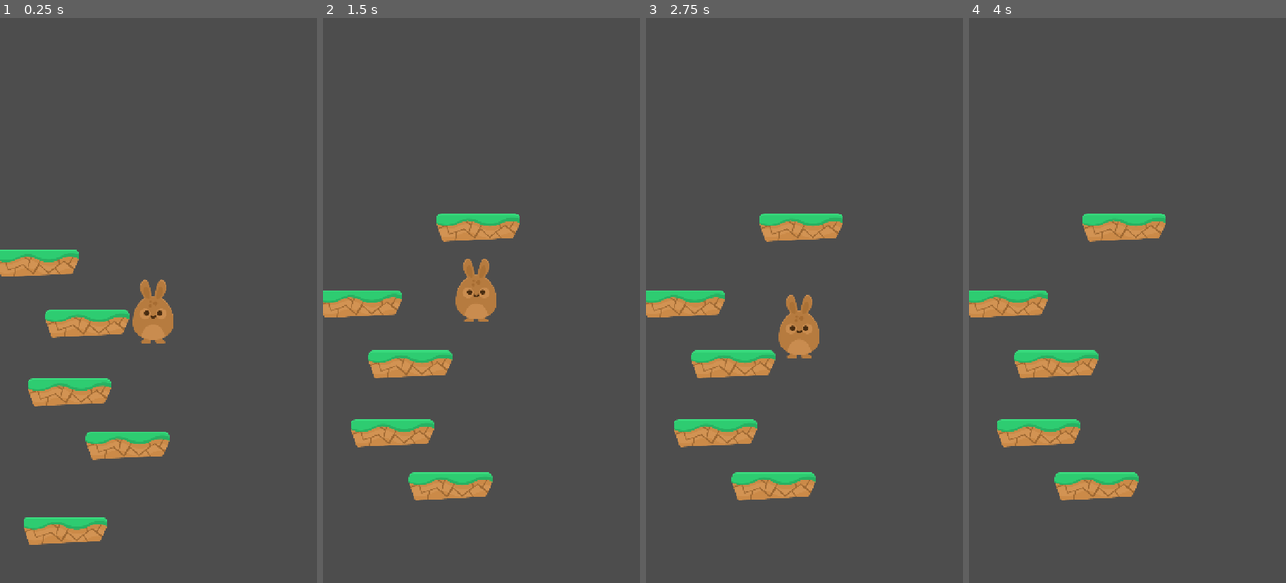
Above: before the commit, frames 1-4 (left to right).
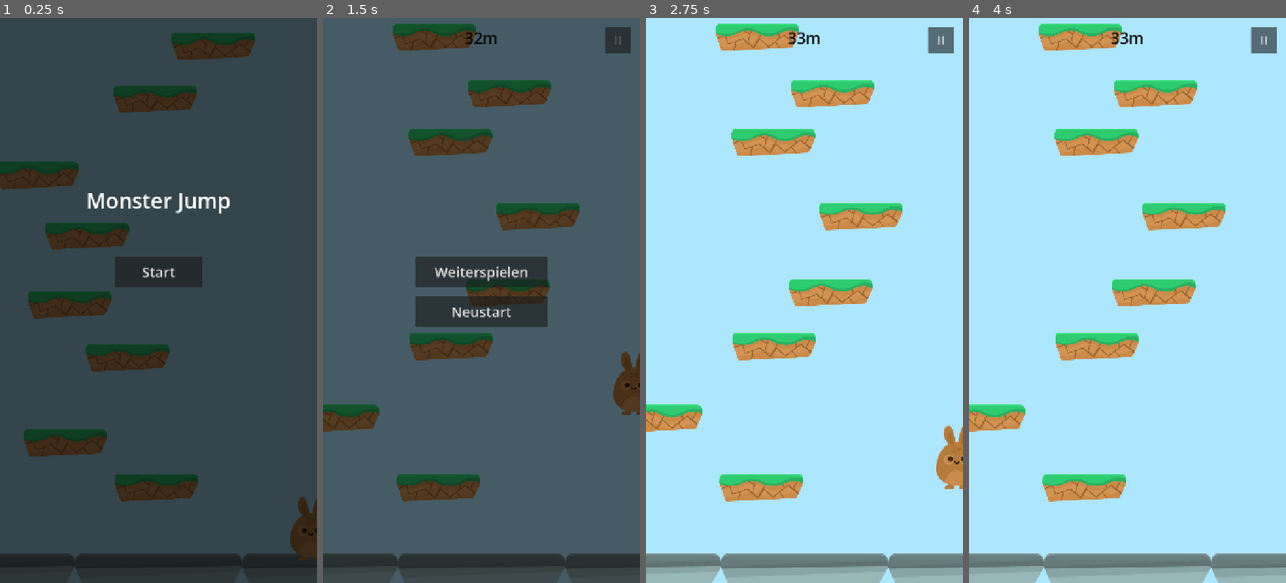
Above: after the commit, the same moments.

Repository: aliesenli/monster-jump
Game: Godot game, scene res://Scenes/Main.tscn
Two runs of this game, one before a commit and one after it. Both use one fixed random seed, a clock stepped at 60 frames per second and the inputs below.
Inputs (mouse positions are in pixels of both pictures, inside the frame that each line leads up to):
- Up to frame 1 (0.25 s): no input
- Up to frame 2 (1.5 s): click (481, 272) at 0.5 s, where only the run after the commit has a clickable "Start"; click (617, 40) at 1.25 s, where only the run after the commit has a clickable "II"
- Up to frame 3 (2.75 s): click (804, 272) at 2 s, where only the run after the commit has a clickable "Weiterspielen"
- Up to frame 4 (4 s): hold Right (move_right) from 2.78 s (still down)

The runs differ from the first frame. In frame 1, 100% of the frame differs, in the area x 0-100%, y 0-100%; in frame 2, 97%; in frame 3, 99%; in frame 4, 99%.

Commit message:
feat: introduce game loop

Diff:
--- a/Scenes/Main.tscn
+++ b/Scenes/Main.tscn
@@ -7,6 +7,10 @@
 [ext_resource type="Resource" uid="uid://nrcpwt1h08fo" path="res://Resources/default_player_config.tres" id="3_rgh2o"]
 [ext_resource type="Script" uid="uid://4l73wwgnndfb" path="res://world_generator.gd" id="5_pbw6q"]
 [ext_resource type="Resource" uid="uid://coarmplhdrj5n" path="res://Resources/default_world_config.tres" id="6_v1gob"]
+[ext_resource type="Script" path="res://Scripts/main.gd" id="8_main"]
+[ext_resource type="Script" path="res://Scripts/ui_manager.gd" id="9_uimgr"]
+[ext_resource type="Texture2D" path="res://Assets/PNG/Environment/ground_stone.png" id="10_ground"]
+[ext_resource type="Texture2D" path="res://Assets/PNG/Background/bg_layer1.png" id="11_bg"]
 
 [sub_resource type="RectangleShape2D" id="RectangleShape2D_kln2b"]
 size = Vector2(720, 86)
@@ -14,21 +18,42 @@
 [sub_resource type="RectangleShape2D" id="RectangleShape2D_v1gob"]
 size = Vector2(756, 47)
 
+[sub_resource type="RectangleShape2D" id="RectangleShape2D_ground"]
+size = Vector2(380, 47)
+
 [node name="Node2D" type="Node2D" unique_id=1348244506]
+script = ExtResource("8_main")
 
 [node name="Camera2D" type="Camera2D" parent="." unique_id=2026197236 node_paths=PackedStringArray("player")]
+position = Vector2(0, -540)
 script = ExtResource("3_pbw6q")
 player = NodePath("../World/Player")
 
+[node name="Background" type="CanvasLayer" parent="Camera2D" unique_id=1000000030]
+layer = -1
+
+[node name="BGRect" type="TextureRect" parent="Camera2D/Background" unique_id=1000000031]
+anchors_preset = 15
+anchor_right = 1.0
+anchor_bottom = 1.0
+offset_left = -360.0
+offset_top = -640.0
+offset_right = 360.0
+offset_bottom = 640.0
+texture = ExtResource("11_bg")
+expand_mode = 3
+stretch_mode = 1
+
 [node name="DeathZone" type="Area2D" parent="Camera2D" unique_id=1737682370]
-position = Vector2(-6, 581)
+position = Vector2(-6, 700)
+
 
 [node name="CollisionShape2D" type="CollisionShape2D" parent="Camera2D/DeathZone" unique_id=1612273606]
 position = Vector2(3, 17)
 shape = SubResource("RectangleShape2D_kln2b")
 
 [node name="DespawnZone" type="Area2D" parent="Camera2D" unique_id=555743330]
-position = Vector2(-2, 652)
+position = Vector2(-2, 750)
 script = ExtResource("2_jw32o")
 
 [node name="CollisionShape2D" type="CollisionShape2D" parent="Camera2D/DespawnZone" unique_id=349599984]
@@ -38,13 +63,163 @@
 [node name="World" type="Node" parent="." unique_id=1061476293]
 
 [node name="Player" parent="World" unique_id=1462823700 instance=ExtResource("1_kln2b")]
-position = Vector2(2, 19)
+position = Vector2(360, 0)
 config = ExtResource("3_rgh2o")
 
+[node name="StartPlatform" type="StaticBody2D" parent="." unique_id=1000000020]
+position = Vector2(0, 80)
+
+[node name="Tile1" type="Sprite2D" parent="StartPlatform" unique_id=1000000021]
+position = Vector2(-380, 0)
+texture = ExtResource("10_ground")
+
+[node name="Collision1" type="CollisionShape2D" parent="StartPlatform" unique_id=1000000022]
+position = Vector2(-380, 0)
+shape = SubResource("RectangleShape2D_ground")
+
+[node name="Tile2" type="Sprite2D" parent="StartPlatform" unique_id=1000000023]
+position = Vector2(0, 0)
+texture = ExtResource("10_ground")
+
+[node name="Collision2" type="CollisionShape2D" parent="StartPlatform" unique_id=1000000024]
+position = Vector2(0, 0)
+shape = SubResource("RectangleShape2D_ground")
+
+[node name="Tile3" type="Sprite2D" parent="StartPlatform" unique_id=1000000025]
+position = Vector2(380, 0)
+texture = ExtResource("10_ground")
+
+[node name="Collision3" type="CollisionShape2D" parent="StartPlatform" unique_id=1000000026]
+position = Vector2(380, 0)
+shape = SubResource("RectangleShape2D_ground")
+
 [node name="WorldGenerator" type="Node2D" parent="." unique_id=1531256657 groups=["platforms"]]
-position = Vector2(0, 639)
+position = Vector2(0, 0)
 script = ExtResource("5_pbw6q")
 world_config = ExtResource("6_v1gob")
 platform_scene = ExtResource("2_rgh2o")
 
+[node name="UI" type="CanvasLayer" parent="." unique_id=1000000001]
+layer = 10
+process_mode = 3
+script = ExtResource("9_uimgr")
+
+[node name="MainMenuPanel" type="Control" parent="UI" unique_id=1000000002]
+layout_mode = 3
+anchors_preset = 15
+anchor_right = 1.0
+anchor_bottom = 1.0
+grow_horizontal = 2
+grow_vertical = 2
+
+[node name="Background" type="ColorRect" parent="UI/MainMenuPanel" unique_id=1000000003]
+layout_mode = 1
+anchors_preset = 15
+anchor_right = 1.0
+anchor_bottom = 1.0
+grow_horizontal = 2
+grow_vertical = 2
+color = Color(0, 0, 0, 0.7)
+
+[node name="TitleLabel" type="Label" parent="UI/MainMenuPanel" unique_id=1000000004]
+layout_mode = 0
+offset_left = 160.0
+offset_top = 380.0
+offset_right = 560.0
+offset_bottom = 440.0
+text = "Monster Jump"
+horizontal_alignment = 1
+vertical_alignment = 1
+theme_override_font_sizes/font_size = 48
+
+[node name="HighscoreLabel" type="Label" parent="UI/MainMenuPanel" unique_id=1000000005]
+layout_mode = 0
+offset_left = 160.0
+offset_top = 460.0
+offset_right = 560.0
+offset_bottom = 510.0
+text = ""
+horizontal_alignment = 1
+vertical_alignment = 1
+theme_override_font_sizes/font_size = 28
+
+[node name="StartButton" type="Button" parent="UI/MainMenuPanel" unique_id=1000000006]
+layout_mode = 0
+offset_left = 260.0
+offset_top = 540.0
+offset_right = 460.0
+offset_bottom = 610.0
+text = "Start"
+theme_override_font_sizes/font_size = 32
+
+[node name="HUDPanel" type="Control" parent="UI" unique_id=1000000007]
+visible = false
+layout_mode = 3
+anchors_preset = 15
+anchor_right = 1.0
+anchor_bottom = 1.0
+grow_horizontal = 2
+grow_vertical = 2
+
+[node name="ScoreLabel" type="Label" parent="UI/HUDPanel" unique_id=1000000008]
+layout_mode = 0
+offset_left = 260.0
+offset_top = 20.0
+offset_right = 460.0
+offset_bottom = 70.0
+text = "0m"
+horizontal_alignment = 1
+vertical_alignment = 1
+theme_override_font_sizes/font_size = 36
+theme_override_colors/font_color = Color(0, 0, 0, 1)
+
+[node name="PauseButton" type="Button" parent="UI/HUDPanel" unique_id=1000000009]
+layout_mode = 0
+offset_left = 640.0
+offset_top = 20.0
+offset_right = 700.0
+offset_bottom = 80.0
+text = "II"
+theme_override_font_sizes/font_size = 28
+
+[node name="PauseMenuPanel" type="Control" parent="UI" unique_id=1000000010]
+visible = false
+layout_mode = 3
+anchors_preset = 15
+anchor_right = 1.0
+anchor_bottom = 1.0
+grow_horizontal = 2
+grow_vertical = 2
+
+[node name="Background" type="ColorRect" parent="UI/PauseMenuPanel" unique_id=1000000011]
+layout_mode = 1
+anchors_preset = 15
+anchor_right = 1.0
+anchor_bottom = 1.0
+grow_horizontal = 2
+grow_vertical = 2
+color = Color(0, 0, 0, 0.6)
+
+[node name="ResumeButton" type="Button" parent="UI/PauseMenuPanel" unique_id=1000000012]
+layout_mode = 0
+offset_left = 210.0
+offset_top = 540.0
+offset_right = 510.0
+offset_bottom = 610.0
+text = "Weiterspielen"
+theme_override_font_sizes/font_size = 32
+
+[node name="RestartButton" type="Button" parent="UI/PauseMenuPanel" unique_id=1000000013]
+layout_mode = 0
+offset_left = 210.0
+offset_top = 630.0
+offset_right = 510.0
+offset_bottom = 700.0
+text = "Neustart"
+theme_override_font_sizes/font_size = 32
+
 [connection signal="body_entered" from="Camera2D/DeathZone" to="World/Player" method="_on_death_zone_body_entered"]
+[connection signal="pressed" from="UI/MainMenuPanel/StartButton" to="UI" method="_on_start_button_pressed"]
+[connection signal="pressed" from="UI/HUDPanel/PauseButton" to="UI" method="_on_pause_button_pressed"]
+[connection signal="pressed" from="UI/PauseMenuPanel/ResumeButton" to="UI" method="_on_resume_button_pressed"]
+[connection signal="pressed" from="UI/PauseMenuPanel/RestartButton" to="UI" method="_on_restart_button_pressed"]
--- a/Scenes/Player.tscn
+++ b/Scenes/Player.tscn
@@ -7,7 +7,7 @@
 radius = 48.0
 height = 166.0
 
-[node name="CharacterBody2D" type="CharacterBody2D" unique_id=1154179902]
+[node name="CharacterBody2D" type="CharacterBody2D" unique_id=1154179902 groups=["player"]]
 script = ExtResource("1_kyqiw")
 
 [node name="Sprite2D" type="Sprite2D" parent="." unique_id=1790710847]
--- a/Scripts/camera.gd
+++ b/Scripts/camera.gd
@@ -2,8 +2,39 @@
 
 @export var player: CharacterBody2D
 
+const START_OFFSET = 540.0
+const VIEWPORT_HALF = 640.0
+const DEATH_ZONE_MARGIN = 60.0
+const DESPAWN_ZONE_MARGIN = 110.0
+const PRE_SCROLL_DEATH_MARGIN = 200.0
+const PRE_SCROLL_DESPAWN_MARGIN = 250.0
+
+var _start_y: float = 0.0
+var _is_scrolling: bool = false
+
+@onready var death_zone: Area2D = $DeathZone
+@onready var despawn_zone: Area2D = $DespawnZone
+
+func _ready() -> void:
+	_start_y = player.global_position.y if player else 0.0
+
 func _process(_delta):
+	if not player:
+		return
+
+	if player.global_position.y < global_position.y:
+		global_position.y = player.global_position.y
+		_is_scrolling = true
+
+	if _is_scrolling:
+		death_zone.position.y = VIEWPORT_HALF + DEATH_ZONE_MARGIN
+		despawn_zone.position.y = VIEWPORT_HALF + DESPAWN_ZONE_MARGIN
+	else:
+		death_zone.position.y = _start_y - global_position.y + VIEWPORT_HALF + PRE_SCROLL_DEATH_MARGIN
+		despawn_zone.position.y = _start_y - global_position.y + VIEWPORT_HALF + PRE_SCROLL_DESPAWN_MARGIN
+
+func reset() -> void:
 	if player:
-		# Die Kamera folgt dem Spieler nur nach oben
-		if player.global_position.y < global_position.y:
-			global_position.y = player.global_position.y
+		_start_y = player.global_position.y
+		_is_scrolling = false
+		global_position = Vector2(0, player.global_position.y - START_OFFSET)
--- a/Scripts/event_bus.gd
+++ b/Scripts/event_bus.gd
@@ -1,3 +1,9 @@
 extends Node
 
 signal platform_despawn_requested(platform: Node2D)
+signal game_started
+signal game_paused
+signal game_resumed
+signal game_over(score: int, highscore: int)
+signal score_updated(score: int)
+signal player_died
--- /dev/null
+++ b/Scripts/game_manager.gd
@@ -0,0 +1,91 @@
+extends Node
+
+enum State { MENU, PLAYING, PAUSED }
+
+var state: State = State.MENU
+var highscore: int = 0
+var current_score: int = 0
+var start_y: float = 0.0
+
+var player_ref: CharacterBody2D
+var world_generator_ref: Node2D
+var camera_ref: Camera2D
+
+const SAVE_PATH = "user://highscore.dat"
+const SCORE_DIVISOR = 10.0
+
+func _ready() -> void:
+	_load_highscore()
+	EventBus.player_died.connect(_on_player_died)
+
+func _process(_delta: float) -> void:
+	if state != State.PLAYING:
+		return
+	if not player_ref:
+		return
+	var new_score = int(floor((start_y - player_ref.global_position.y) / SCORE_DIVISOR))
+	if new_score > current_score:
+		current_score = new_score
+		EventBus.score_updated.emit(current_score)
+
+func start_game() -> void:
+	if not player_ref:
+		return
+	get_tree().paused = false
+	player_ref.reset()
+	if world_generator_ref:
+		world_generator_ref.reset()
+	if camera_ref:
+		camera_ref.reset()
+	current_score = 0
+	start_y = player_ref.global_position.y
+	state = State.PLAYING
+	EventBus.game_started.emit()
+
+func pause_game() -> void:
+	if state != State.PLAYING:
+		return
+	state = State.PAUSED
+	get_tree().paused = true
+	EventBus.game_paused.emit()
+
+func resume_game() -> void:
+	if state != State.PAUSED:
+		return
+	state = State.PLAYING
+	get_tree().paused = false
+	EventBus.game_resumed.emit()
+
+func restart_game() -> void:
+	get_tree().paused = false
+	if player_ref:
+		player_ref.reset()
+	if world_generator_ref:
+		world_generator_ref.reset()
+	if camera_ref:
+		camera_ref.reset()
+	current_score = 0
+	start_y = player_ref.global_position.y if player_ref else 0.0
+	state = State.PLAYING
+	EventBus.game_started.emit()
+
+func _on_player_died() -> void:
+	state = State.MENU
+	if current_score > highscore:
+		highscore = current_score
+		_save_highscore()
+	EventBus.game_over.emit(current_score, highscore)
+
+func _load_highscore() -> void:
+	if not FileAccess.file_exists(SAVE_PATH):
+		return
+	var file = FileAccess.open(SAVE_PATH, FileAccess.READ)
+	if file:
+		highscore = file.get_32()
+		file.close()
+
+func _save_highscore() -> void:
+	var file = FileAccess.open(SAVE_PATH, FileAccess.WRITE)
+	if file:
+		file.store_32(highscore)
+		file.close()
--- /dev/null
+++ b/Scripts/main.gd
@@ -0,0 +1,7 @@
+extends Node2D
+
+func _ready() -> void:
+	GameManager.player_ref = $World/Player
+	GameManager.world_generator_ref = $WorldGenerator
+	GameManager.camera_ref = $Camera2D
+	$Camera2D.reset()
--- a/Scripts/player.gd
+++ b/Scripts/player.gd
@@ -2,29 +2,31 @@
 
 @export var config: PlayerConfig
 
-
-# Holt die Gravitation aus den globalen Projekteinstellungen
+const START_POSITION = Vector2(360, 0)
 var gravity = ProjectSettings.get_setting("physics/2d/default_gravity")
 
 func _physics_process(delta):
+	if GameManager.state != GameManager.State.PLAYING:
+		return
+
 	var direction = Input.get_axis("move_left", "move_right")
 	if direction:
 		velocity.x = direction * config.speed
 	else:
 		velocity.x = move_toward(velocity.x, 0, config.speed)
 
-	# Bewegung ausführen
 	move_and_slide()
 
-	# Wenn der Spieler NICHT auf dem Boden ist, wird er nach unten gezogen.
 	if not is_on_floor():
 		velocity.y += gravity * delta
 
-	#Sobald der Spieler einen Boden (Die Plattform) berührt, spring er automatisch.
 	if is_on_floor():
 		velocity.y = config.jump_velocity
 
+func reset() -> void:
+	global_position = START_POSITION
+	velocity = Vector2.ZERO
+
 func _on_death_zone_body_entered(body: Node2D) -> void:
-	if(body.name == "Player"):
-		get_tree().call_deferred("reload_current_scene")
-	pass # Replace with function body.
+	if body.name == "Player":
+		EventBus.player_died.emit()
--- /dev/null
+++ b/Scripts/ui_manager.gd
@@ -0,0 +1,54 @@
+extends CanvasLayer
+
+@onready var main_menu_panel: Control = $MainMenuPanel
+@onready var hud_panel: Control = $HUDPanel
+@onready var pause_menu_panel: Control = $PauseMenuPanel
+@onready var score_label: Label = $HUDPanel/ScoreLabel
+@onready var highscore_label: Label = $MainMenuPanel/HighscoreLabel
+
+func _ready() -> void:
+	EventBus.game_started.connect(_on_game_started)
+	EventBus.game_paused.connect(_on_game_paused)
+	EventBus.game_resumed.connect(_on_game_resumed)
+	EventBus.game_over.connect(_on_game_over)
+	EventBus.score_updated.connect(_on_score_updated)
+	_show_main_menu()
+
+func _show_main_menu() -> void:
+	main_menu_panel.visible = true
+	hud_panel.visible = false
+	pause_menu_panel.visible = false
+
+func _on_game_started() -> void:
+	main_menu_panel.visible = false
+	hud_panel.visible = true
+	pause_menu_panel.visible = false
+	score_label.text = "0m"
+
+func _on_game_paused() -> void:
+	pause_menu_panel.visible = true
+
+func _on_game_resumed() -> void:
+	pause_menu_panel.visible = false
+
+func _on_game_over(score: int, highscore: int) -> void:
+	if highscore > 0:
+		highscore_label.text = "Highscore: %dm" % highscore
+	else:
+		highscore_label.text = ""
+	_show_main_menu()
+
+func _on_score_updated(score: int) -> void:
+	score_label.text = "%dm" % score
+
+func _on_start_button_pressed() -> void:
+	GameManager.start_game()
+
+func _on_resume_button_pressed() -> void:
+	GameManager.resume_game()
+
+func _on_restart_button_pressed() -> void:
+	GameManager.restart_game()
+
+func _on_pause_button_pressed() -> void:
+	GameManager.pause_game()
--- a/Scripts/world_config.gd
+++ b/Scripts/world_config.gd
@@ -3,4 +3,4 @@
 
 @export var spawn_distance_min: float = 100
 @export var spawn_distance_max: float = 200
-@export var pool_size: float = 5
+@export var pool_size: int = 20
--- a/project.godot
+++ b/project.godot
@@ -18,6 +18,7 @@
 [autoload]
 
 EventBus="*uid://dxaesphr566se"
+GameManager="*res://Scripts/game_manager.gd"
 
 [display]
 
--- a/world_generator.gd
+++ b/world_generator.gd
@@ -2,6 +2,8 @@
 
 @export var world_config: WorldConfig
 @export var platform_scene: PackedScene
+
+const SPAWN_START_OFFSET = 100.0
 
 var platform_pool: Array[Node2D] = []
 var next_spawn_y: float = 0.0
@@ -15,8 +17,9 @@
 	# Am EventBus für das Despawn-Signal registrieren
 	EventBus.platform_despawn_requested.connect(_on_platform_despawn_requested)
 
-	# Die Start-Y-Position festlegen (z.B. knapp über der Startposition des Spielers)
-	next_spawn_y = global_position.y
+	# Plattformen ab Spielerstart nach oben spawnen
+	var player = get_tree().get_first_node_in_group("player")
+	next_spawn_y = player.global_position.y - SPAWN_START_OFFSET if player else global_position.y
 
 	# Den Pool initial befüllen
 	_initialize_pool()
@@ -61,3 +64,9 @@
 func _on_platform_despawn_requested(platform: Node2D) -> void:
 	if platform in platform_pool:
 		_reposition_platform(platform)
+
+func reset() -> void:
+	var player = get_tree().get_first_node_in_group("player")
+	next_spawn_y = player.global_position.y - SPAWN_START_OFFSET if player else global_position.y
+	for platform in platform_pool:
+		_reposition_platform(platform)
Not shown, added: Scripts/game_manager.gd.uid
Not shown, added: Scripts/main.gd.uid
Not shown, added: Scripts/ui_manager.gd.uid
